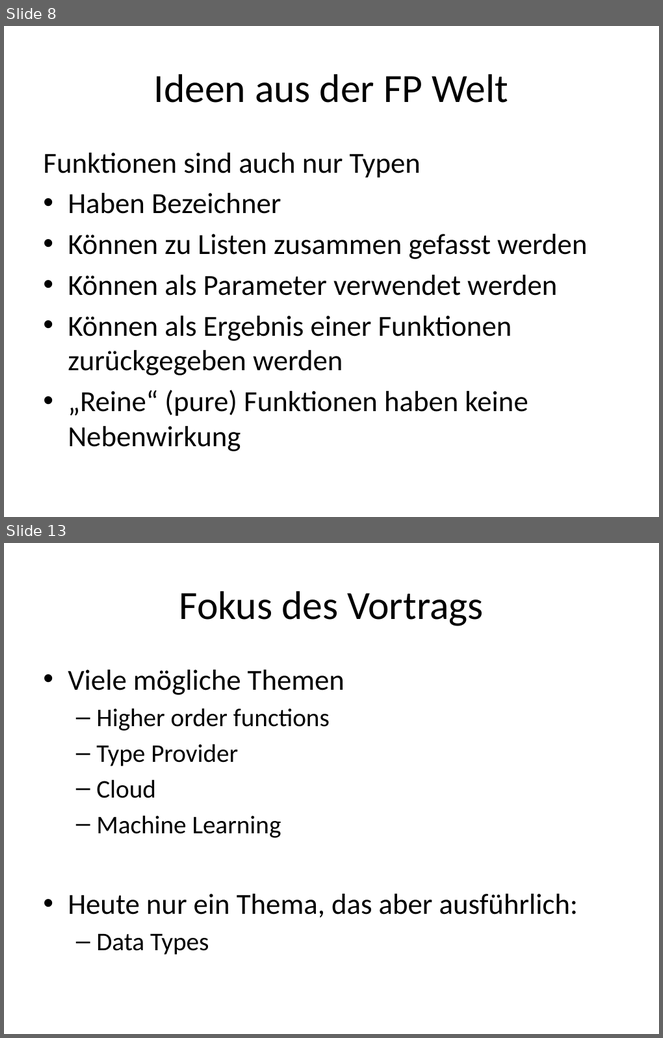
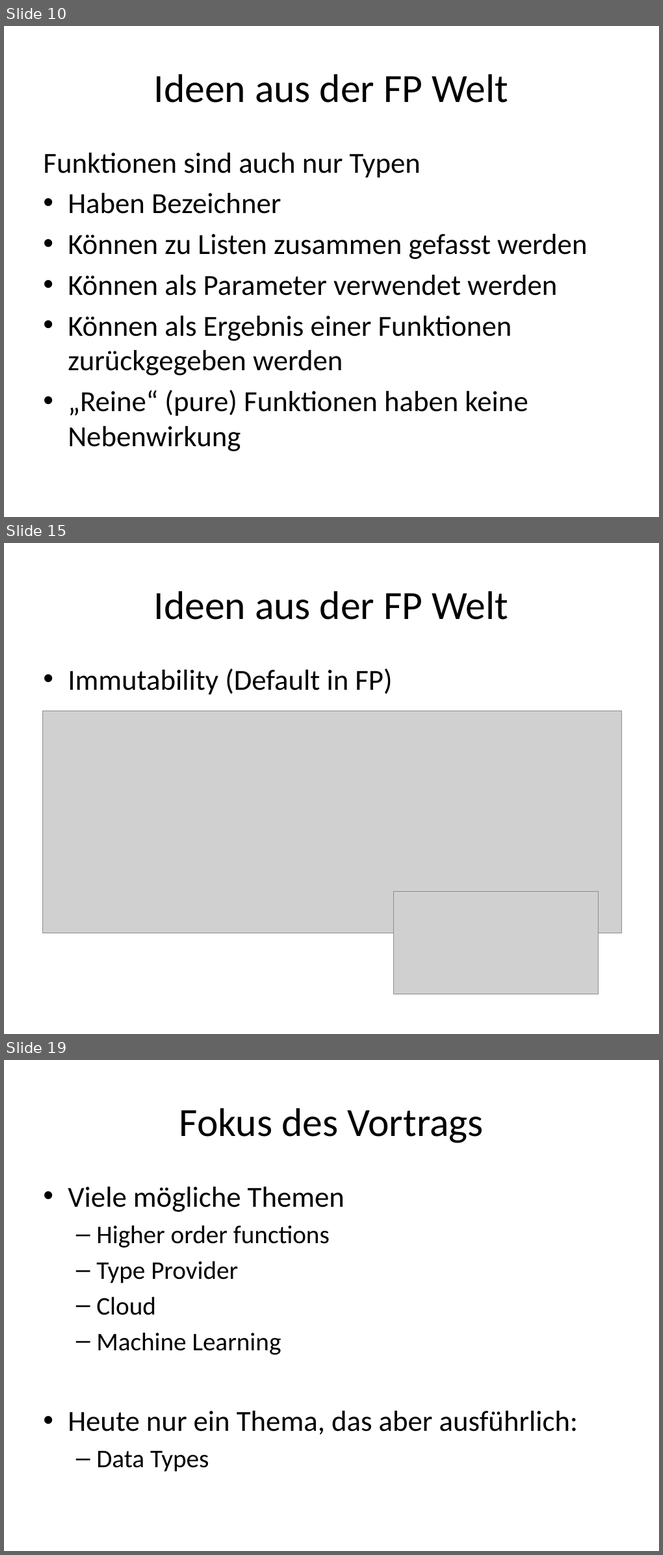
Before and after one commit to ronaldboehm/talks, a slide deck: 20151202/Einführung20151202.pptx. Shown one above the other, each under a label of ours: slides 8 and 13 before the commit, slides 10, 15 and 19 after it; the slides between them are not shown. The pictures are 663x1038 and 663x1555 pixels, drawn with LibreOffice and Linux fonts; fonts in the diff are those of the drawing; grey boxes stand for pictures. Boxes give left, top, right and bottom in pixels: in the first picture for what was removed or moved away, otherwise in the second. Text is boxed around its words. In the diff, an @@ line names an element or a change of style, - is before the commit and + after.

```diff
--- a/20151202/Einführung20151202.pptx
+++ b/20151202/Einführung20151202.pptx
@@ slide 15 added at bbox=[4, 543, 659, 1034], background #FFFFFF @@
@@ title added at bbox=[154, 591, 508, 620], 44 pt, text #000000 @@
+Ideen aus der FP Welt
@@ text added at bbox=[68, 668, 392, 695], 32 pt, text #000000 @@
+• Immutability (Default in FP)
@@ picture added at bbox=[42, 711, 622, 934] @@
@@ picture added at bbox=[393, 891, 597, 994] @@
@@ what was slide 8 is now slide 10 @@
@@ what was slide 13 is now slide 19 @@
```
Also in this commit, not shown: 9 slides changed, 6 other slides added, 1 other file.
